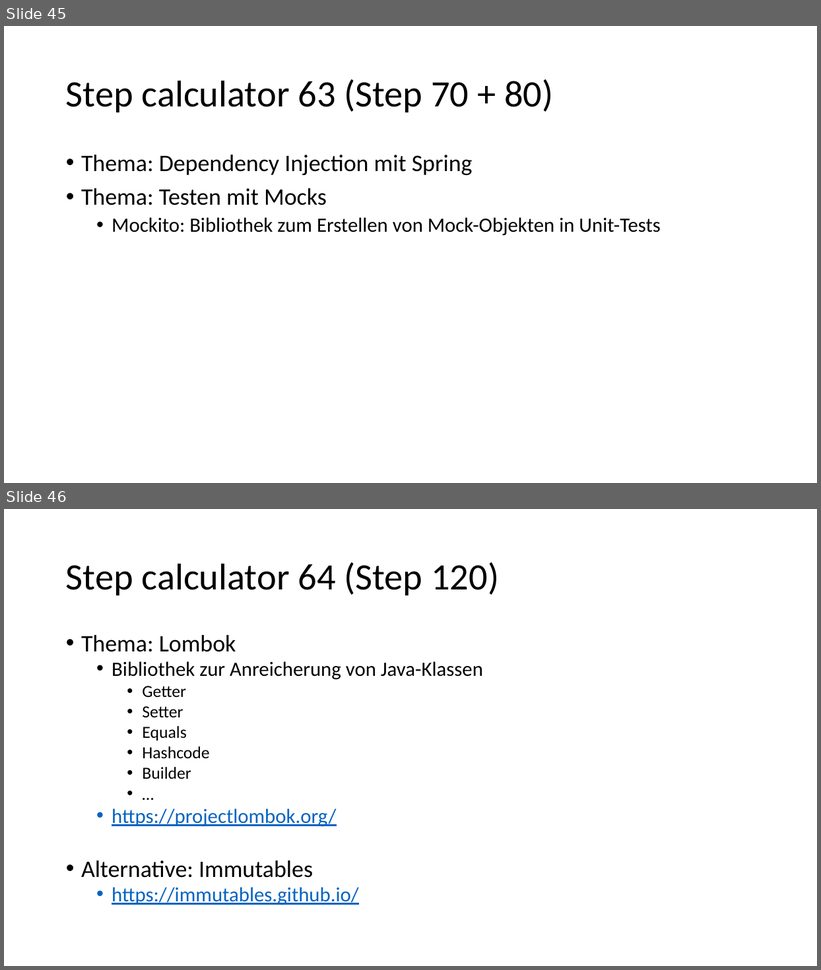
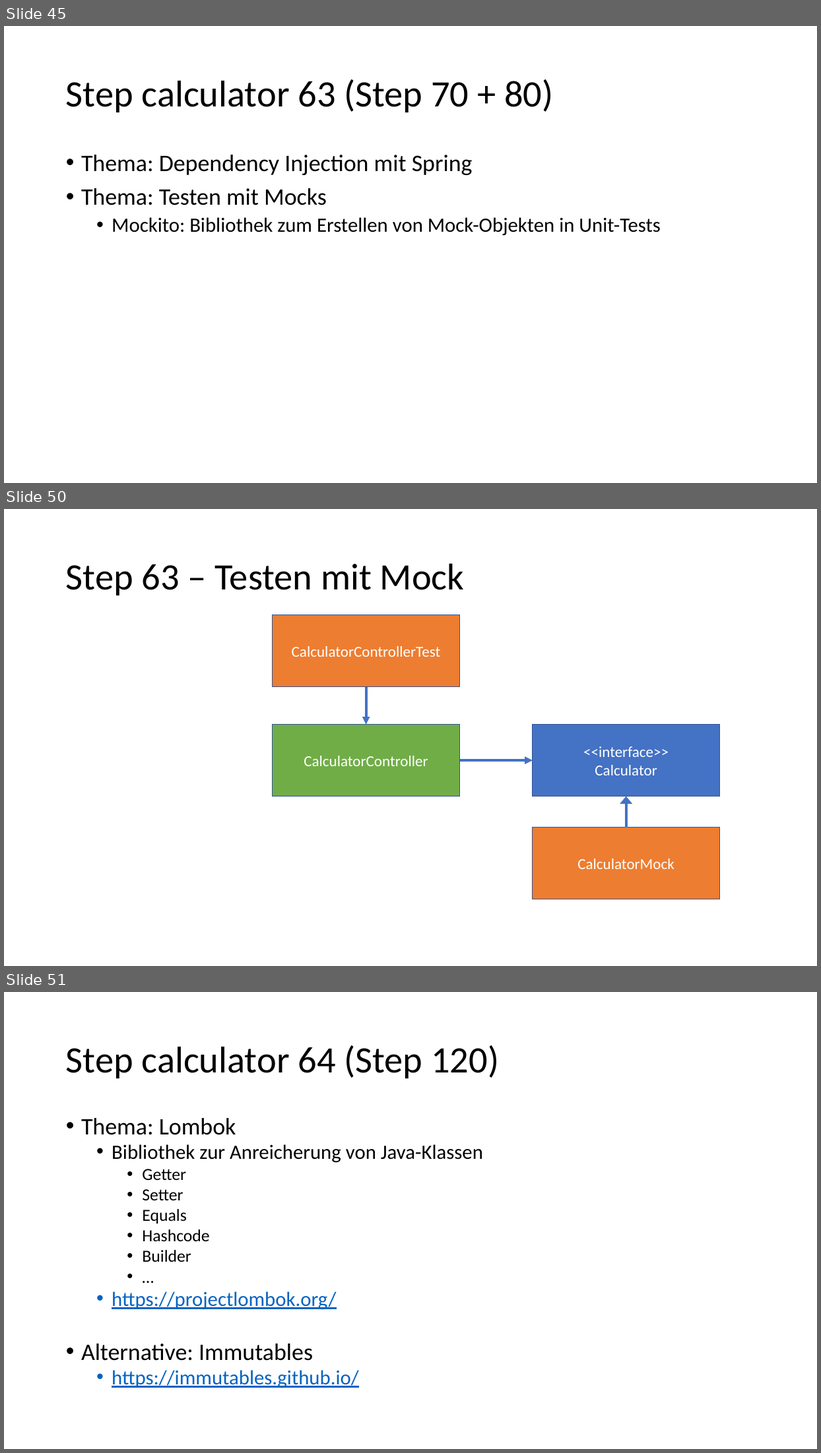
Before and after one commit to igeldo/PR4-SoSe23, a slide deck: Java-Starter.pptx. Shown one above the other, each under a label of ours: slides 45 and 46 before the commit, slides 45, 50 and 51 after it; the slides between them are not shown. The pictures are 821x970 and 821x1453 pixels, drawn with LibreOffice and Linux fonts; fonts in the diff are those of the drawing. Boxes give left, top, right and bottom in pixels: in the first picture for what was removed or moved away, otherwise in the second. Text is boxed around its words. In the diff, an @@ line names an element or a change of style, - is before the commit and + after.

```diff
--- a/Java-Starter.pptx
+++ b/Java-Starter.pptx
@@ slide 50 added at [4,509,817,966], background #FFFFFF @@
@@ title added at [66,563,464,595], 44 pt, text #000000 @@
+Step 63 – Testen mit Mock
@@ rectangle added at [273,615,459,687], fill #ED7D31, outline #325491 1 pt, 18 pt, text #FFFFFF @@
+CalculatorControllerTest
@@ arrow added from (366, 687) to (366, 725), #4472C4 3 pt @@
@@ rectangle added at [273,725,459,797], fill #70AD47, outline #325491 1 pt, 18 pt, text #FFFFFF @@
+CalculatorController
@@ rectangle added at [533,725,720,797], fill #4472C4, outline #325491 1 pt, 18 pt, text #FFFFFF @@
+<<interface>>
+Calculator
@@ arrow added from (459, 760) to (533, 760), #4472C4 3 pt @@
@@ arrow added from (626, 827) to (626, 796), #4472C4 3 pt @@
@@ rectangle added at [533,827,720,900], fill #ED7D31, outline #325491 1 pt, 18 pt, text #FFFFFF @@
+CalculatorMock
@@ what was slide 46 is now slide 51 @@
```
Also in this commit, not shown: 4 slides changed, 5 other slides added.
